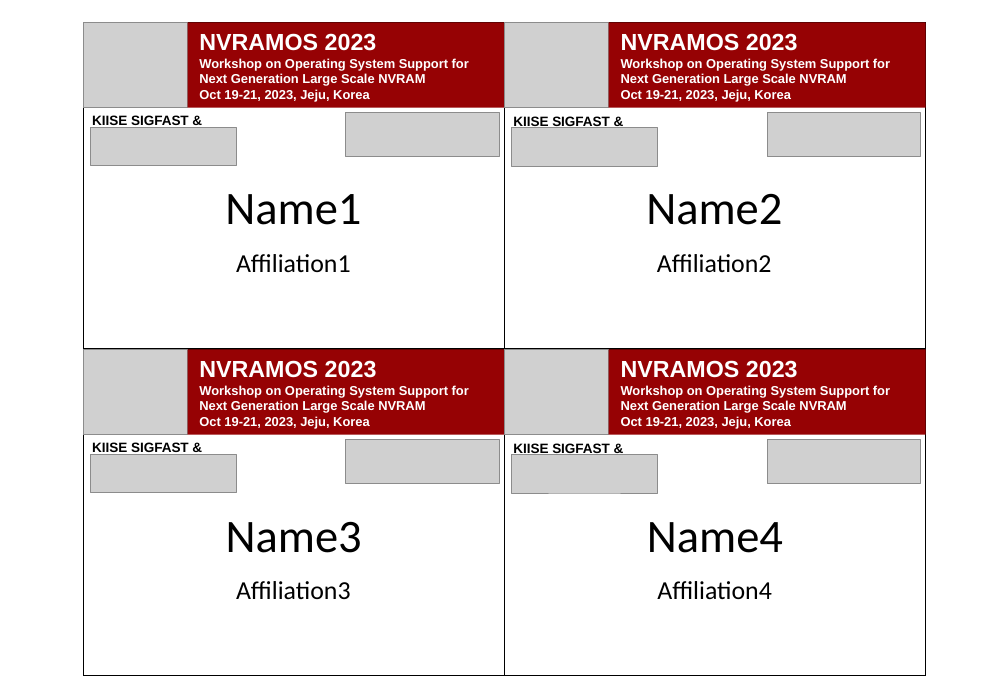
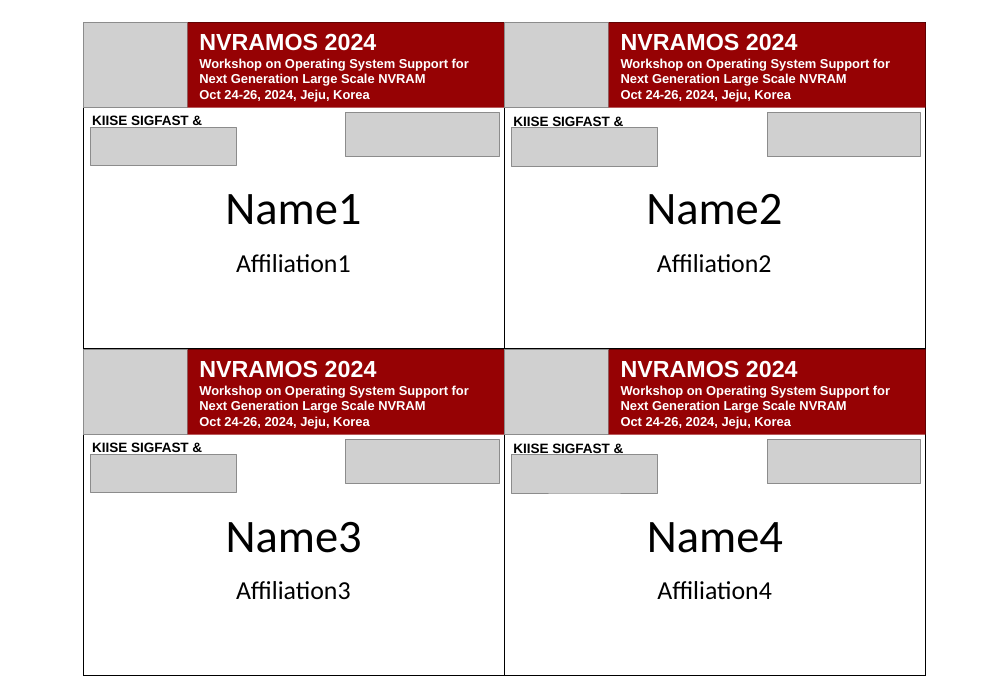
Before and after one commit to JonghyeokPark/nametag, a slide deck: slide 1 of template.pptx. Drawn at 1008x698 pixels with LibreOffice and Linux fonts; fonts in the diff are those of the drawing; grey boxes stand for pictures. Boxes give left, top, right and bottom in pixels: in the first picture for what was removed or moved away, otherwise in the second. Text is boxed around its words. In the diff, an @@ line names an element or a change of style, - is before the commit and + after.

Commit message:
updaet for NVRAMOS 2024

```diff
--- a/template.pptx
+++ b/template.pptx
@@ text at (x1=199, y1=33, x2=377, y2=51): text changed @@
-NVRAMOS 2023
+NVRAMOS 2024
@@ text at (x1=621, y1=33, x2=798, y2=51): text changed @@
-NVRAMOS 2023
+NVRAMOS 2024
@@ text at (x1=199, y1=89, x2=370, y2=101): text changed @@
-Oct 19-21, 2023, Jeju, Korea
+Oct 24-26, 2024, Jeju, Korea
@@ text at (x1=621, y1=89, x2=791, y2=101): text changed @@
-Oct 19-21, 2023, Jeju, Korea
+Oct 24-26, 2024, Jeju, Korea
@@ text at (x1=199, y1=360, x2=377, y2=378): text changed @@
-NVRAMOS 2023
+NVRAMOS 2024
@@ text at (x1=621, y1=360, x2=798, y2=378): text changed @@
-NVRAMOS 2023
+NVRAMOS 2024
@@ text at (x1=199, y1=416, x2=370, y2=428): text changed @@
-Oct 19-21, 2023, Jeju, Korea
+Oct 24-26, 2024, Jeju, Korea
@@ text at (x1=621, y1=416, x2=791, y2=428): text changed @@
-Oct 19-21, 2023, Jeju, Korea
+Oct 24-26, 2024, Jeju, Korea
```
Also in this commit, not shown: 2 other files.
